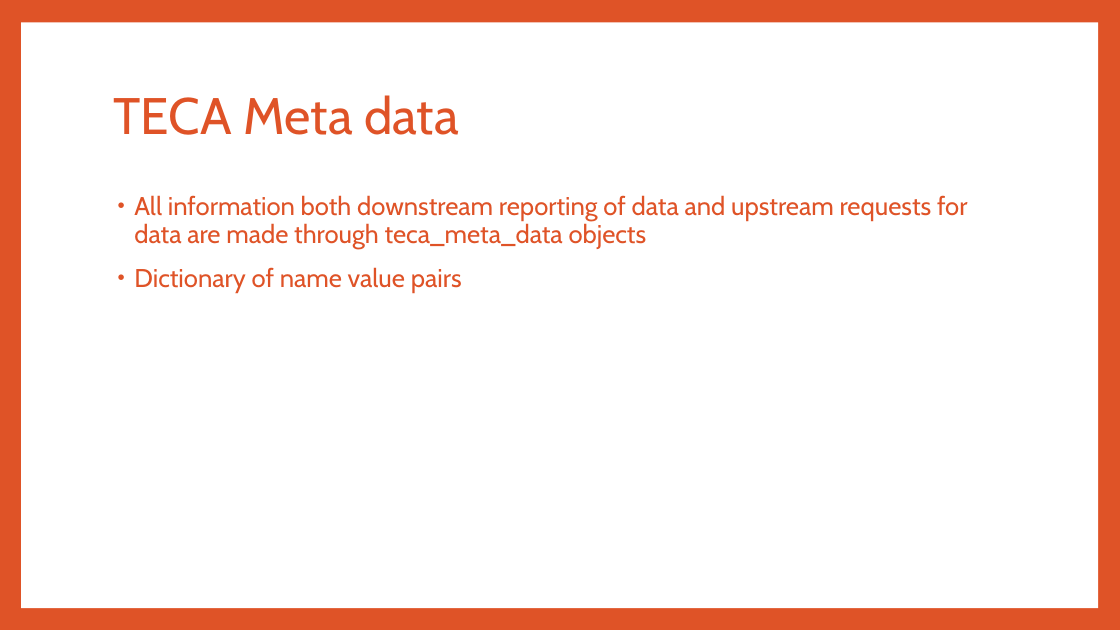
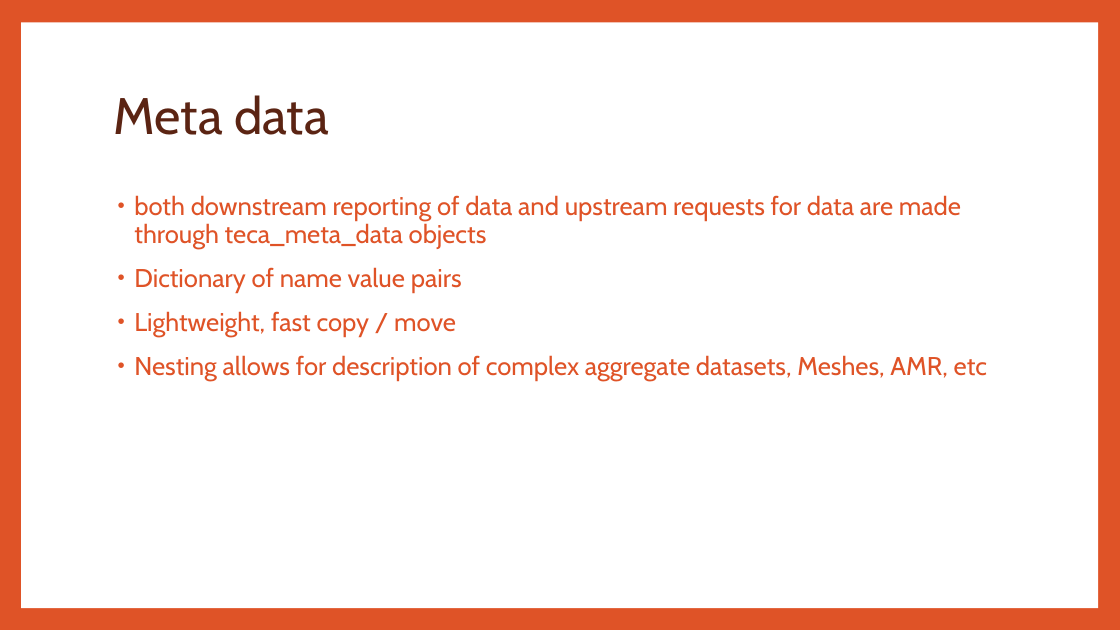
Before and after one commit to LBL-EESA/TECA, a slide deck: slide 9 of doc/TECA Architecture.pptx (slide 4 before the commit). Drawn at 1120x630 pixels with LibreOffice and Linux fonts; fonts in the diff are those of the drawing. Boxes give left, top, right and bottom in pixels: in the first picture for what was removed or moved away, otherwise in the second. Text is boxed around its words. In the diff, an @@ line names an element or a change of style, - is before the commit and + after.

```diff
--- a/doc/TECA Architecture.pptx
+++ b/doc/TECA Architecture.pptx
@@ title at (113, 95, 329, 135): text changed; text colour #DF5327 to #5B2413 @@
-TECA Meta data
+Meta data
@@ text at (134, 195, 961, 248): text changed @@
-• All information both downstream reporting of data and upstream requests for data are made through teca_meta_data objects
+• both downstream reporting of data and upstream requests for data are made through teca_meta_data objects
@@ text at (134, 311, 987, 380): paragraphs added @@
+• Lightweight, fast copy / move
+• Nesting allows for description of complex aggregate datasets, Meshes, AMR, etc
```
Also in this commit, not shown: 6 other slides changed, 5 slides added.
